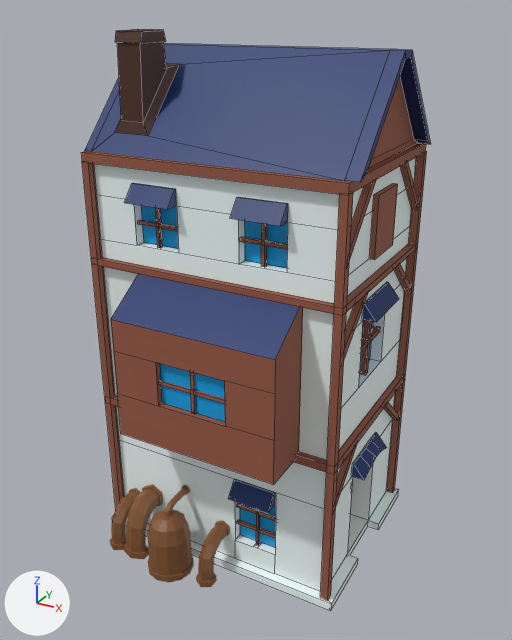
A saved change to the OBJ model Assets/3D Models/house_with_tank_2.obj.
One viewpoint serves both versions: a 50 mm lens placed at (7.45, -17.2, 17.35), pointed at (-2.88, 1.59, 7.95). Arrows for +X, +Y and +Z are at lower left; the lights stay in place. Mesh edges are drawn as thin lines on the coarser meshes. Where no turn or scale is listed for an object, it has been applied to the vertices. Vertices at the same position are counted once.

Objects in the first picture: 'House', 'pipes'.
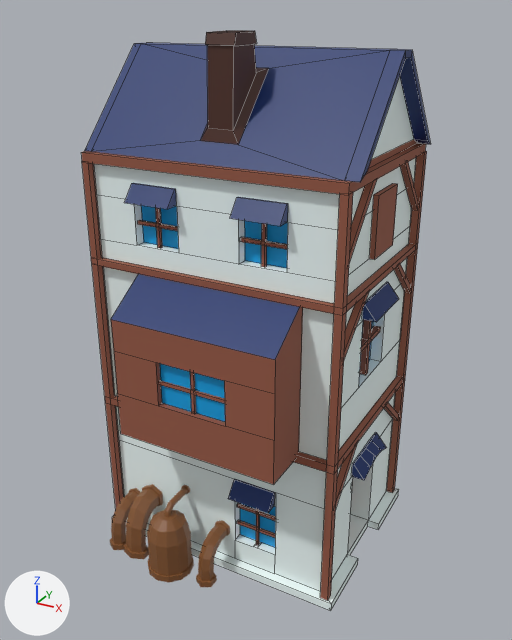
Changed parts and their boxes (x1, y1, x2, y2) in the pictures (512 x 640 px; the box of a moved part takes in the faces that stretch with it):
'House', reshaped: before (81, 29, 430, 611); after (81, 31, 430, 611)
part 1 of me_house, moved or reshaped: before (91, 29, 390, 506); after (91, 31, 390, 506)
part 2 of me_house, recoloured (brown to white): (371, 76, 414, 160) in both

What changed in the scene script:
```text
Change me_house:
    used by ob_house; location = (0.0, 0.0, 0.0)
    remove me_house.from_pydata(...)  # 752 vertices, 626 faces; spans x -7.3..1.4, y -2.6..5.4, z 0.0..16.8
    add me_house.from_pydata(...)  # 752 vertices, 633 faces; spans x -7.3..1.4, y -2.6..5.4, z 0.0..16.8
    me_house part 1
    36 faces are deleted
    24 vertices in x -6.5..-5.3, y -0.5..1.2, z 14.0..16.8 move by (3.0, 0.0, 0.0)
    39 new faces join them, mat_wood (brown #985944)
    me_house part 2: 2 faces spanning x -7.0..1.0, y -0.6..4.5, z 13.7..16.2 switch from mat_wood (brown #985944) to mat_wall (white #f2fffe)
```
